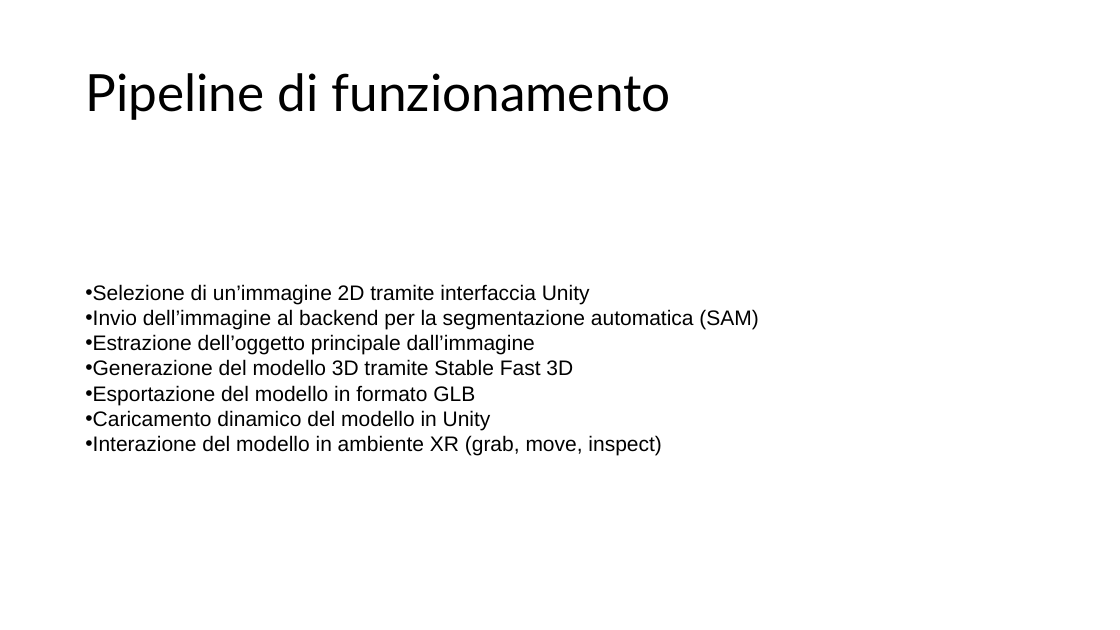
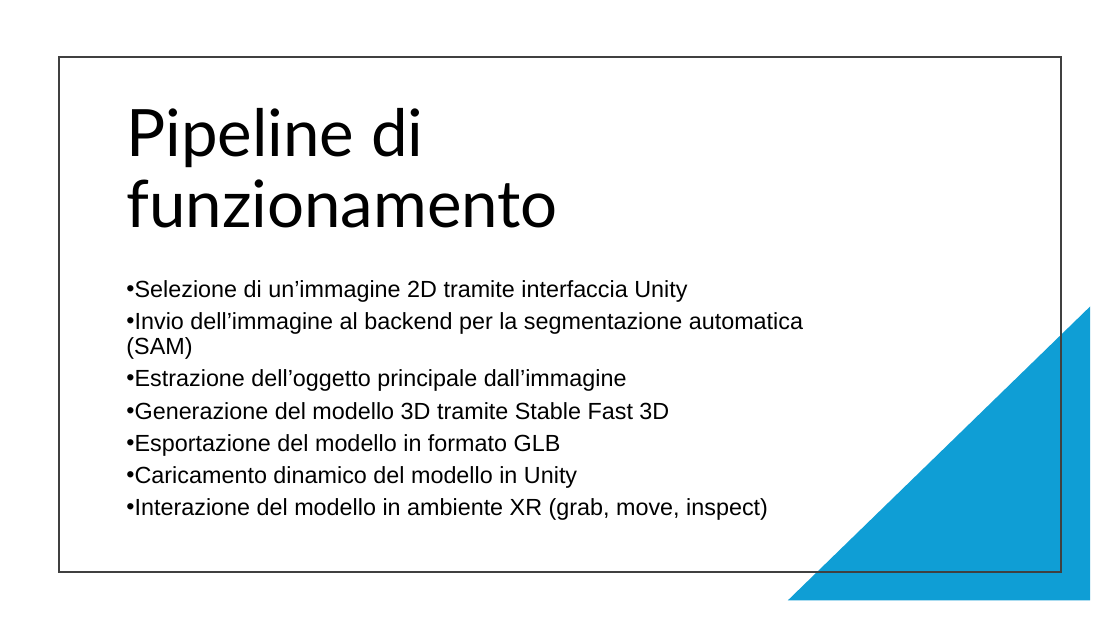
Before and after one commit to divitamarco/DigitalTwinSimulator, a slide deck: slide 4 of relazione/DigitalTwinSimulator.pptx (slide 5 before the commit). Drawn at 1120x630 pixels with LibreOffice and Linux fonts; fonts in the diff are those of the drawing. Boxes give left, top, right and bottom in pixels: in the first picture for what was removed or moved away, otherwise in the second. Text is boxed around its words. In the diff, an @@ line names an element or a change of style, - is before the commit and + after.

```diff
--- a/relazione/DigitalTwinSimulator.pptx
+++ b/relazione/DigitalTwinSimulator.pptx
@@ rectangle added at [59, 57, 1061, 572], outline #404040 1.5 pt @@
@@ title "Pipeline di funzionamento": place and size @@
-title "Pipeline di funzionamento" at [85, 73, 671, 120]
+title "Pipeline di funzionamento" at [126, 108, 558, 228]
@@ title "Pipeline di funzionamento" at [126, 108, 558, 228]: size 44 to 56 pt @@
@@ text "Selezione di un’immagine 2D tramite ...": place and size @@
-text "Selezione di un’immagine 2D tramite ..." at [85, 284, 758, 456]
+text "Selezione di un’immagine 2D tramite ..." at [126, 280, 803, 520]
@@ text "Selezione di un’immagine 2D tramite ..." at [126, 280, 803, 520]: size 18 to 20 pt; line spacing 1 to 0.9; more space between paragraphs; vertical alignment middle to top @@
@@ right triangle added at [788, 307, 1091, 601], fill #0F9ED5 @@
```
Also in this commit, not shown: 8 other slides changed, 2 slides removed.
